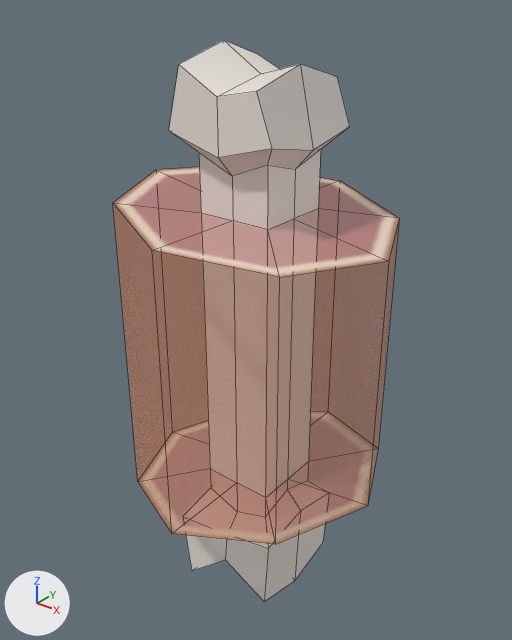
The FBX model Assets/Models/UI/CubeRoll_UI.fbx as it was, and as the next commit left it.
Camera for both pictures: a 50 mm lens placed at (3.1, -3.92, 2.68), pointed at (-0.1, 0.07, 0.2). The lights are fixed; the arrows at lower left show +X, +Y and +Z. Mesh edges are drawn as thin lines. Where no turn or scale is listed for an object, it has been applied to the vertices.

Objects in the first picture: 'bone', 'meat'.
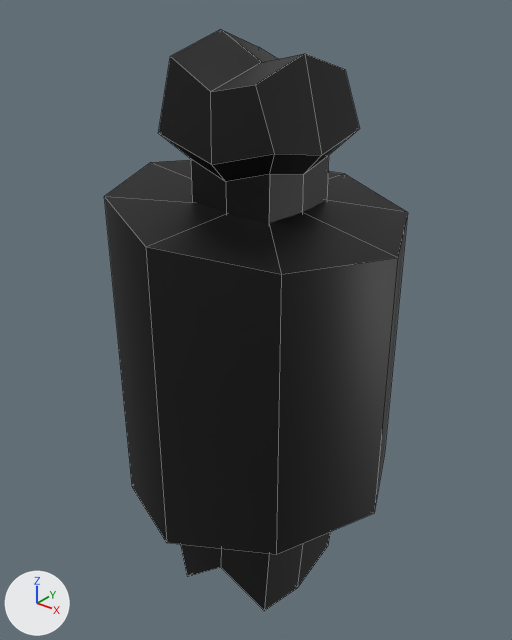
Where the newer file only moved an object's origin or applied its transform, the numbers keep the older frame.

What differs and where, as boxes [x1, y1, x2, y2] in the pictures (512 x 640 px):
'meat', surface changed, reshaped (9% wider): before [117, 168, 396, 543]; after [104, 160, 408, 554]
'bone', surface changed, reshaped (11% wider): before [169, 40, 350, 602]; after [159, 29, 360, 611]
part 1 of me_mesh, added (black): after [104, 160, 408, 554]
part 2 of me_mesh_001, added (black): after [159, 29, 360, 611]

The change, as a list of edits to the scene's bpy script:
```text
Change img_environment_albedo_png:
    img_environment_albedo_png: load_image('Environment_ALBEDO.png', '../../Textures/Environment/Environment_ALBEDO.png', 4096, 4096, 'Non-Color') -> load_image('Environment_ALBEDO.png', '../../Textures/Environment/Environment_ALBEDO.png', 4096, 4096, 'sRGB')
Change mat_environment_mat:
    remove n3 = _N.new('ShaderNodeTexImage'); n3.name = 'Image Texture.001'
    remove n3.image = img_environment_albedo_png
    where n0 = _N.new('ShaderNodeBsdfPrincipled'); n0.name = 'Principled BSDF'
    remove _L.new(n3.outputs[0], n0.inputs[4])  # 'Color' to 'Alpha'
Change me_mesh:
    used by ob_meat; location = (0.0, 0.0, 0.0)
    remove me_mesh.from_pydata(...)  # 32 vertices, 24 faces; spans x -1.07..1.07, y -1.08..1.08, z -1.26..1.28
    add me_mesh.from_pydata(...)  # 64 vertices, 48 faces; spans x -1.12..1.13, y -1.13..1.13, z -1.31..1.33
    me_mesh part 1: a new loose piece of 32 vertices spanning x -1.12..1.13, y -1.13..1.13, z -1.31..1.33, in mat_environment_mat (picture img_environment_albedo_png)
Change me_mesh_001:
    used by ob_bone; location = (-0.041, 0.0, -0.043)
    remove me_mesh_001.from_pydata(...)  # 50 vertices, 48 faces; spans x -0.49..0.49, y -0.44..0.44, z -2.32..2.32
    add me_mesh_001.from_pydata(...)  # 100 vertices, 96 faces; spans x -0.56..0.56, y -0.51..0.51, z -2.39..2.39
    me_mesh_001 part 2: a new loose piece of 50 vertices spanning x -0.56..0.56, y -0.51..0.51, z -2.39..2.39, in mat_environment_mat (picture img_environment_albedo_png)
```
